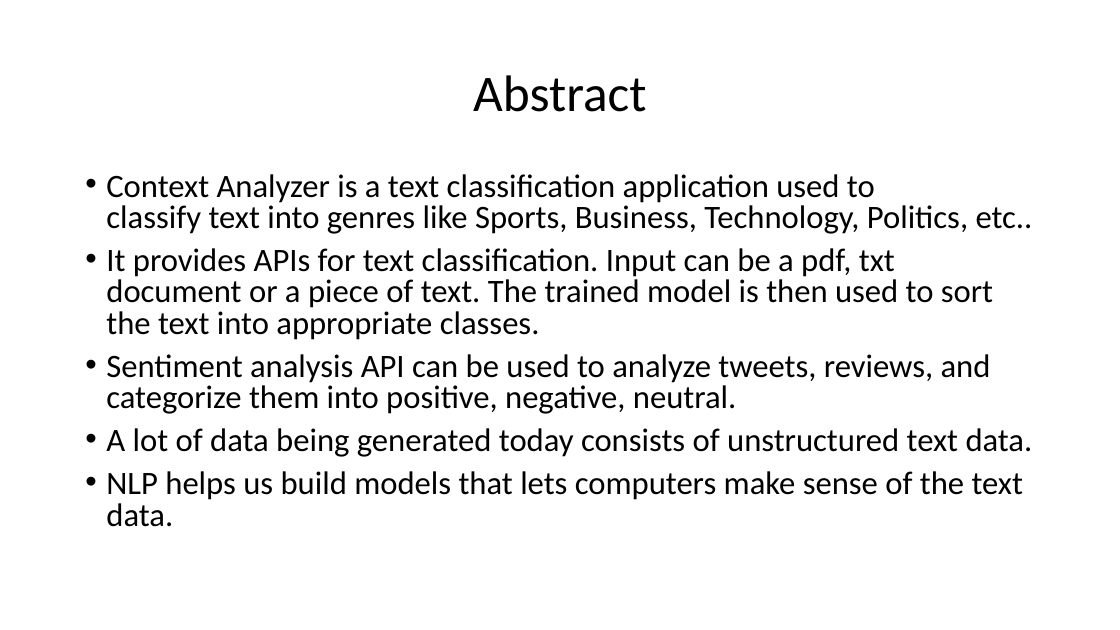
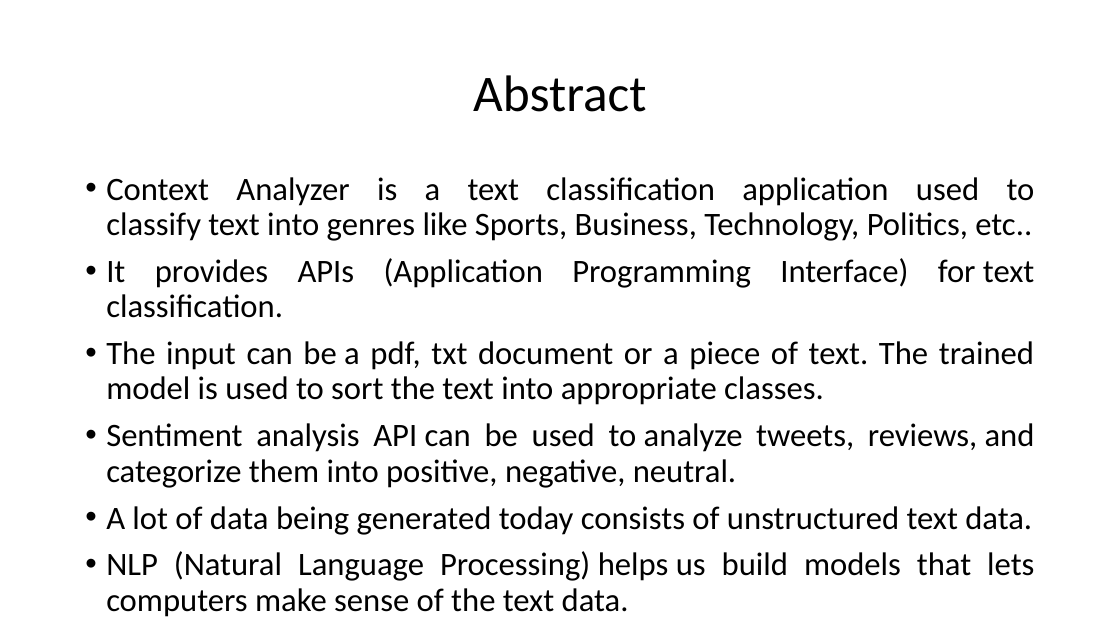
Before and after one commit to HarshaKy/text-classifier, a slide deck: slide 2 of docs/Presentation.pptx. Drawn at 1120x630 pixels with LibreOffice and Linux fonts; fonts in the diff are those of the drawing. Boxes give left, top, right and bottom in pixels: in the first picture for what was removed or moved away, otherwise in the second. Text is boxed around its words. In the diff, an @@ line names an element or a change of style, - is before the commit and + after.

Commit message:
updated ppt

```diff
--- a/docs/Presentation.pptx
+++ b/docs/Presentation.pptx
@@ text at (106, 177, 1035, 535): alignment left to justified; line spacing 0.8 to 0.9 @@
@@ text at (106, 258, 1034, 405): text changed @@
-• It provides APIs for text classification. Input can be a pdf, txt document or a piece of text. The trained model is then used to sort the text into appropriate classes.
+• It provides APIs (Application Programming Interface) for text classification.
+• The input can be a pdf, txt document or a piece of text. The trained model is used to sort the text into appropriate classes.
@@ text at (106, 551, 1034, 581): text changed @@
-• NLP helps us build models that lets computers make sense of the text data.
+• NLP (Natural Language Processing) helps us build models that lets computers make sense of the text data.
```
Also in this commit, not shown: 8 other slides changed, 1 other file.
